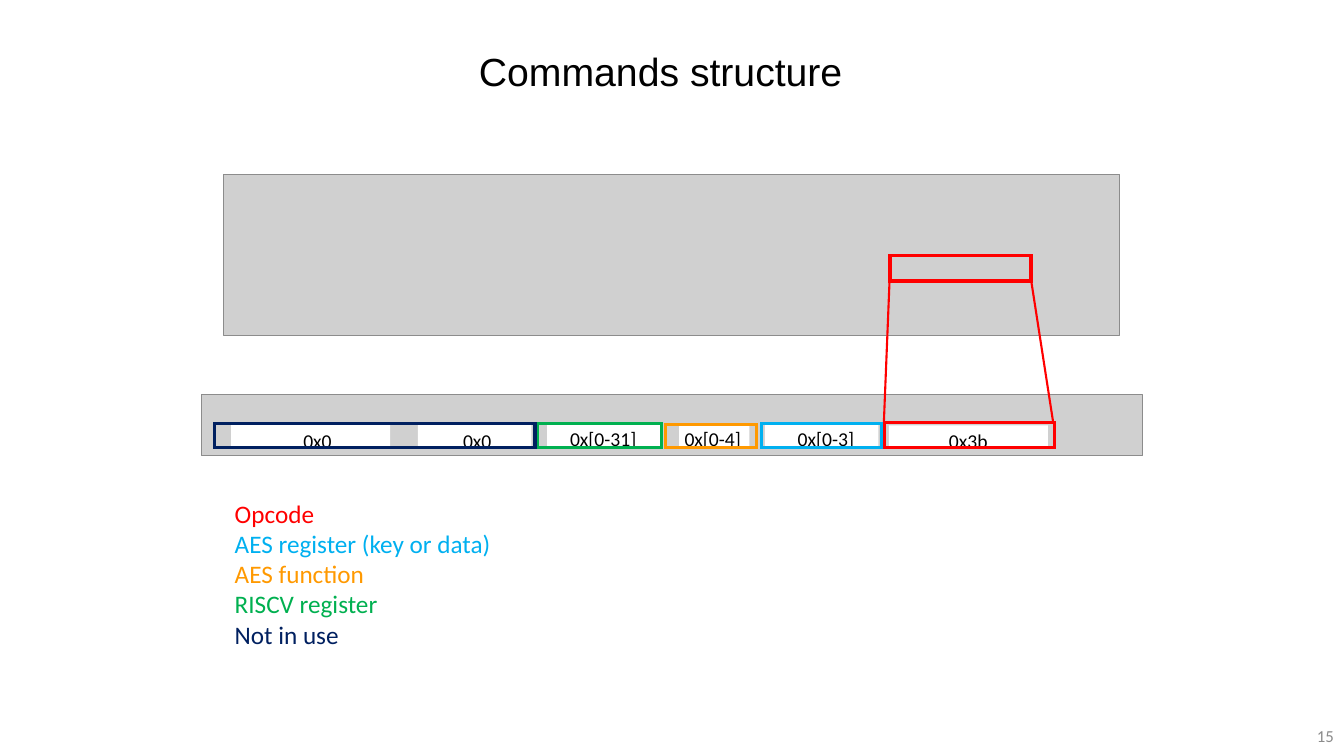
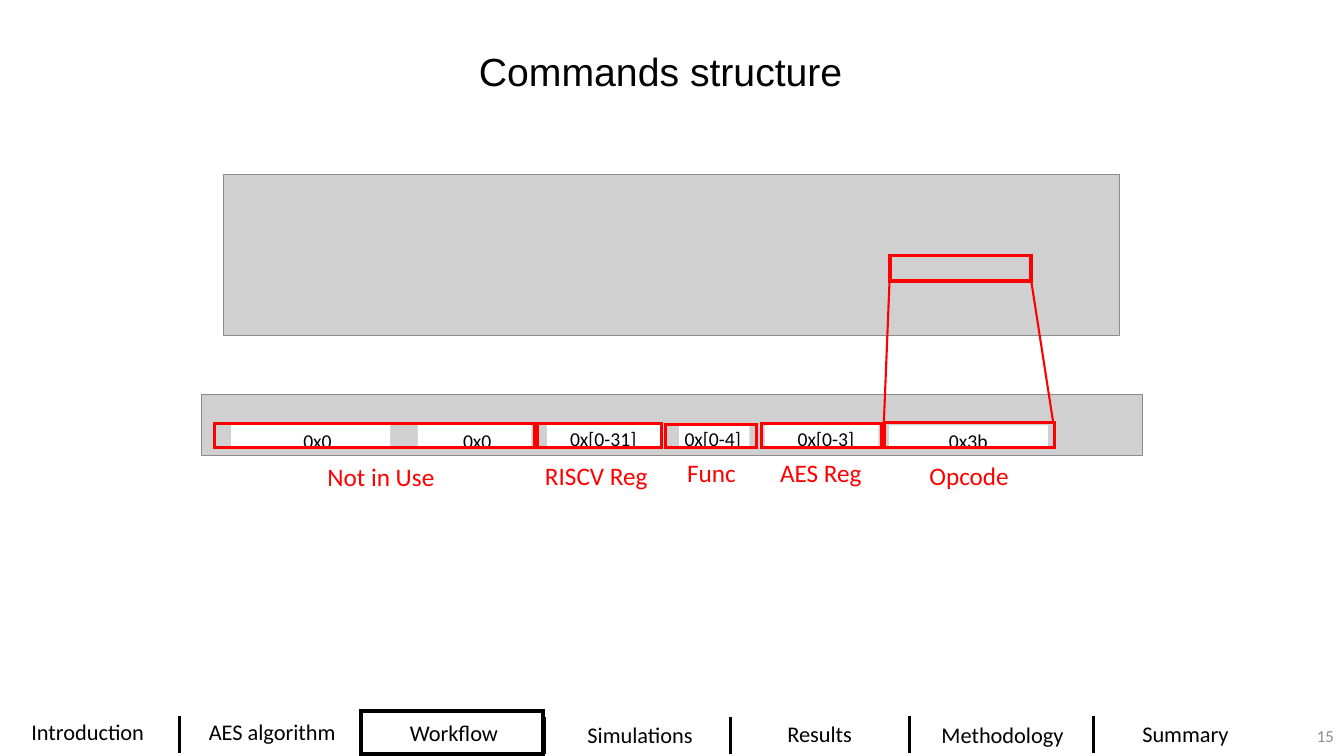
Before and after one commit to DavidDanD/PULPenix_AES, a slide deck: slide 15 of David and Dolev - Final Presentation5.pptx. Drawn at 1344x756 pixels with LibreOffice and Linux fonts; fonts in the diff are those of the drawing; grey boxes stand for pictures; background and template pictures are left out. Boxes give left, top, right and bottom in pixels: in the first picture for what was removed or moved away, otherwise in the second. Text is boxed around its words. In the diff, an @@ line names an element or a change of style, - is before the commit and + after.

```diff
--- a/David and Dolev - Final Presentation5.pptx
+++ b/David and Dolev - Final Presentation5.pptx
@@ rectangle at (215, 423, 535, 448): outline #002060 2.25 pt to #FF0000 2.25 pt @@
@@ rectangle at (538, 423, 661, 447): outline #00B050 2.25 pt to #FF0000 2.25 pt @@
@@ rectangle at (665, 424, 757, 448): outline #FF9900 2.25 pt to #FF0000 2.25 pt @@
@@ rectangle at (761, 423, 882, 447): outline #00B0F0 2.25 pt to #FF0000 2.25 pt @@
@@ text added at (327, 468, 435, 487), 18 pt, text #FF0000 @@
+Not in Use
@@ text added at (545, 468, 648, 490), 18 pt, text #FF0000 @@
+RISCV Reg
@@ text added at (687, 465, 736, 482), 18 pt, text #FF0000 @@
+Func
@@ text added at (780, 465, 862, 487), 18 pt, text #FF0000 @@
+AES Reg
@@ text added at (929, 467, 1008, 489), 18 pt, text #FF0000 @@
+Opcode
@@ text removed at (235, 505, 490, 645) @@
-Opcode
-AES register (key or data)
-AES function
-RISCV register
-Not in use
@@ line added from (179, 716) to (179, 753), #000000 2.25 pt @@
@@ line added from (362, 717) to (362, 754), #000000 2.25 pt @@
@@ rectangle added at (362, 712, 543, 754), outline #000000 3 pt @@
@@ line added from (544, 717) to (544, 754), #000000 2.25 pt @@
@@ line added from (730, 717) to (730, 754), #000000 2.25 pt @@
@@ line added from (909, 716) to (909, 753), #000000 2.25 pt @@
@@ line added from (1094, 716) to (1094, 753), #000000 2.25 pt @@
@@ text added at (31, 724, 144, 740), 16 pt, text #000000 @@
+Introduction
@@ text added at (209, 724, 336, 744), 16 pt, text #000000 @@
+AES algorithm
@@ text added at (410, 725, 498, 741), 16 pt, text #000000 @@
+Workflow
@@ text added at (587, 727, 692, 743), 16 pt, text #000000 @@
+Simulations
@@ text added at (787, 726, 852, 742), 16 pt, text #000000 @@
+Results
@@ text added at (941, 727, 1063, 747), 16 pt, text #000000 @@
+Methodology
@@ text added at (1142, 727, 1228, 746), 16 pt, text #000000 @@
+Summary
```
Also in this commit, not shown: 32 other slides changed, 1 slide added, 1 slide removed, 1 other file.
